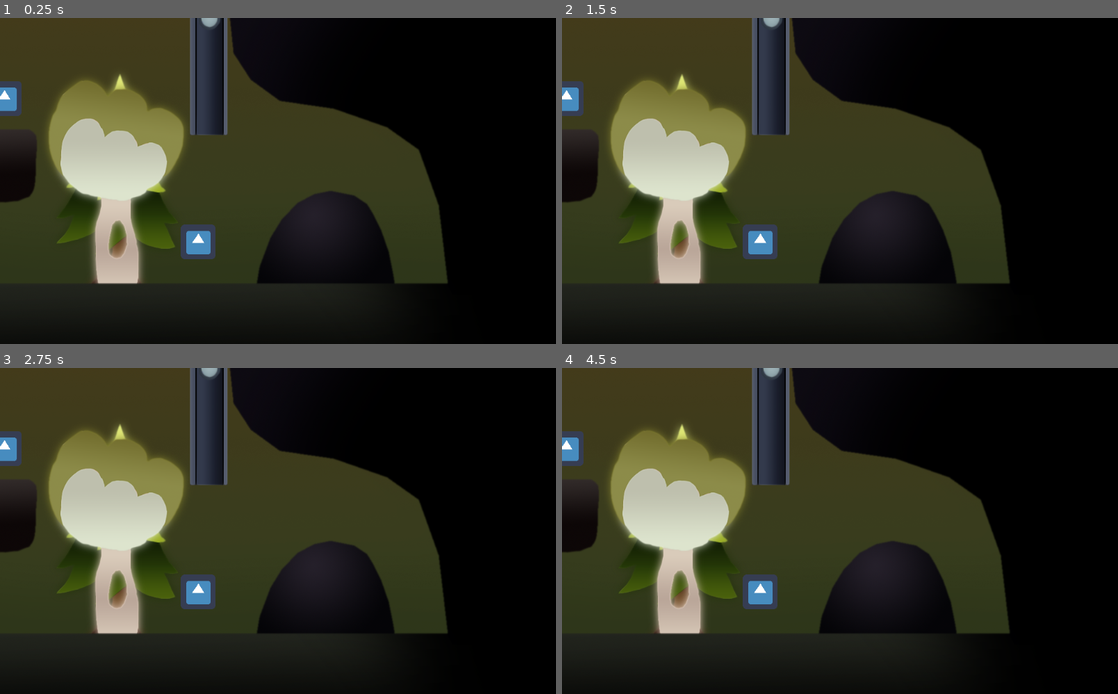
Above: before the commit, frames 1-4 (two rows, left to right).
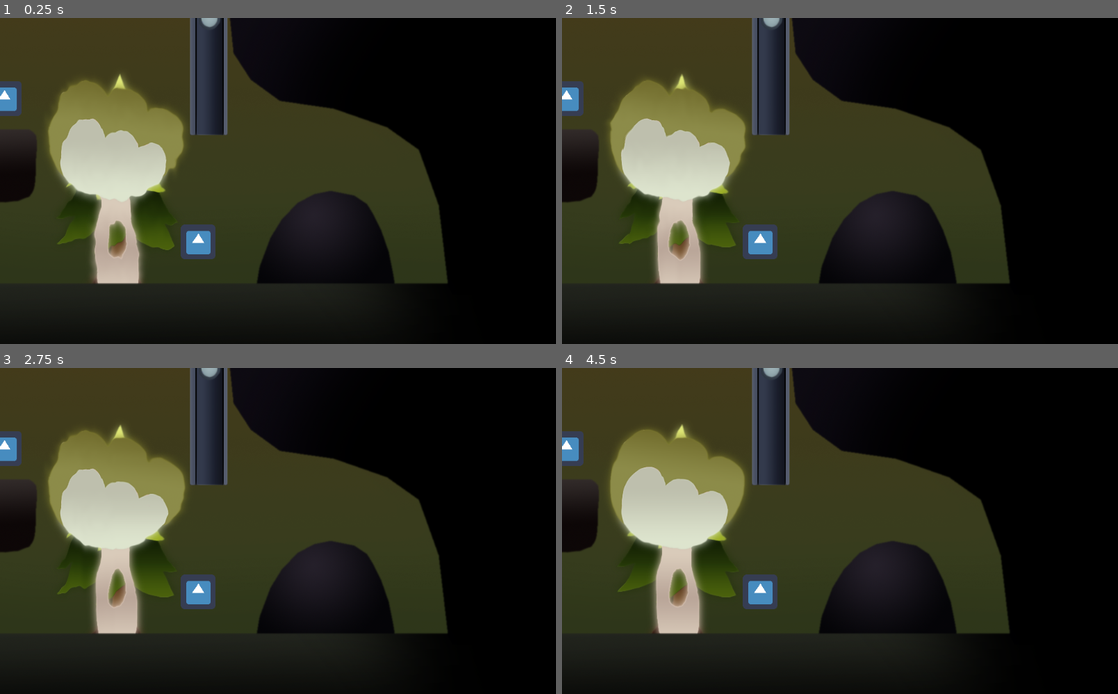
Above: after the commit, the same moments.

Repository: Dimension-Omega/misty-marshes
Game: Godot game, scene res://data/levels/2/level_2.tscn
Same seed, same stepped clock (60 frames per second), same inputs: the game is played once before the commit and once after it. This scene is started directly instead of the project's main scene. The engine's default icon, where the game draws it, is replaced by a stand-in: a white triangle on a blue panel in a dark square.
Inputs:
- Up to frame 1 (0.25 s): no input
- Up to frame 2 (1.5 s): tap Enter (ui_accept) at 0.5, 1.25 s; hold Space (duality) 0.53-1.28 s; hold Right (right) from 0.53 s (still down); tap Up (jump) at 0.77 s; tap 1 at 1.35 s
- Up to frame 3 (2.75 s): tap Up (jump) at 1.52 s; release Right (right) at 2.03 s; hold A (left) from 2.03 s (still down); tap 2 at 2.1 s
- Up to frame 4 (4.5 s): tap Enter (ui_accept) at 2.75, 4.25 s; release A (left) at 2.78 s; hold Right (right) 2.78-4.28 s; tap 5 at 2.85 s; tap Up (jump) at 3.02, 3.77 s; tap 6 at 3.6 s; hold A (left) from 4.28 s (still down); tap I at 4.35 s

The runs differ from the first frame. In frame 1, 0.3% of the frame differs, in the area x 8-33%, y 18-82%; in frame 2, 0.4%; in frame 3, 0.6%; in frame 4, 0.9%.

Commit message:
Added shader

Diff:
--- a/data/elements/frog/frog.tscn
+++ b/data/elements/frog/frog.tscn
@@ -1,10 +1,11 @@
-[gd_scene load_steps=11 format=2]
+[gd_scene load_steps=12 format=2]
 
 [ext_resource path="res://data/elements/frog/frog_white.png" type="Texture" id=1]
 [ext_resource path="res://data/elements/frog/frog_black.png" type="Texture" id=2]
 [ext_resource path="res://data/elements/frog/frog.gd" type="Script" id=3]
 [ext_resource path="res://data/elements/frog/frog_white_triggered.png" type="Texture" id=4]
 [ext_resource path="res://data/elements/frog/frog_black_leap.png" type="Texture" id=5]
+[ext_resource path="res://data/shaders/wobbly_shader.tres" type="Material" id=6]
 
 [sub_resource type="RectangleShape2D" id=1]
 extents = Vector2( 300, 150 )
@@ -95,6 +96,7 @@
 }
 
 [node name="Frog" type="KinematicBody2D" groups=["duality", "interactable"]]
+material = ExtResource( 6 )
 collision_layer = 18432
 script = ExtResource( 3 )
 
@@ -104,11 +106,13 @@
 shape = SubResource( 1 )
 
 [node name="FrogBlack" type="Sprite" parent="." groups=["black"]]
+use_parent_material = true
 position = Vector2( 13, -18 )
 texture = ExtResource( 2 )
 
 [node name="FrogBlackLeap" type="Sprite" parent="." groups=["black"]]
 visible = false
+use_parent_material = true
 position = Vector2( 13, -18 )
 texture = ExtResource( 5 )
 
@@ -122,11 +126,13 @@
 
 [node name="FrogWhite" type="Sprite" parent="." groups=["white"]]
 visible = false
+use_parent_material = true
 position = Vector2( 83, -154 )
 texture = ExtResource( 1 )
 
 [node name="FrogWhiteTriggered" type="Sprite" parent="." groups=["white"]]
 visible = false
+use_parent_material = true
 position = Vector2( 83, -154 )
 texture = ExtResource( 4 )
 
--- a/data/elements/moose/moose.tscn
+++ b/data/elements/moose/moose.tscn
@@ -1,8 +1,9 @@
-[gd_scene load_steps=8 format=2]
+[gd_scene load_steps=9 format=2]
 
 [ext_resource path="res://data/elements/moose/moose_black.png" type="Texture" id=1]
 [ext_resource path="res://data/elements/moose/moose_white.png" type="Texture" id=2]
 [ext_resource path="res://data/elements/moose/moose.gd" type="Script" id=3]
+[ext_resource path="res://data/shaders/wobbly_shader.tres" type="Material" id=4]
 
 [sub_resource type="RectangleShape2D" id=1]
 extents = Vector2( 100, 100 )
@@ -17,6 +18,7 @@
 extents = Vector2( 70, 80 )
 
 [node name="Mouse" type="KinematicBody2D" groups=["duality", "interactable"]]
+material = ExtResource( 4 )
 collision_layer = 18432
 collision_mask = 17
 script = ExtResource( 3 )
@@ -27,6 +29,7 @@
 shape = SubResource( 1 )
 
 [node name="MooseWhite" type="Sprite" parent="." groups=["white"]]
+use_parent_material = true
 position = Vector2( 0, 30 )
 scale = Vector2( 0.7, 0.7 )
 texture = ExtResource( 2 )
@@ -51,6 +54,7 @@
 shape = SubResource( 3 )
 
 [node name="MooseBlack" type="Sprite" parent="." groups=["black"]]
+use_parent_material = true
 texture = ExtResource( 1 )
 
 [node name="BlackCollider" type="KinematicBody2D" parent="MooseBlack"]
--- a/data/elements/player/player.tscn
+++ b/data/elements/player/player.tscn
@@ -1,8 +1,9 @@
-[gd_scene load_steps=6 format=2]
+[gd_scene load_steps=7 format=2]
 
 [ext_resource path="res://data/elements/player/player_black.png" type="Texture" id=1]
 [ext_resource path="res://data/elements/player/player_white.png" type="Texture" id=2]
 [ext_resource path="res://data/elements/player/player.gd" type="Script" id=3]
+[ext_resource path="res://data/shaders/wobbly_shader.tres" type="Material" id=4]
 
 [sub_resource type="RectangleShape2D" id=1]
 extents = Vector2( 10, 60 )
@@ -11,6 +12,7 @@
 extents = Vector2( 20, 70 )
 
 [node name="Player" type="KinematicBody2D" groups=["duality", "player"]]
+material = ExtResource( 4 )
 collision_layer = 512
 script = ExtResource( 3 )
 
@@ -20,9 +22,11 @@
 shape = SubResource( 1 )
 
 [node name="PlayerBlack" type="Sprite" parent="." groups=["black"]]
+use_parent_material = true
 texture = ExtResource( 1 )
 
 [node name="PlayerWhite" type="Sprite" parent="." groups=["white"]]
+use_parent_material = true
 texture = ExtResource( 2 )
 
 [node name="InteractSensor" type="Area2D" parent="."]
--- a/data/elements/trees/oak_tree.tscn
+++ b/data/elements/trees/oak_tree.tscn
@@ -1,12 +1,16 @@
-[gd_scene load_steps=3 format=2]
+[gd_scene load_steps=4 format=2]
 
 [ext_resource path="res://data/elements/trees/oak_tree_black.png" type="Texture" id=1]
 [ext_resource path="res://data/elements/trees/oak_tree_white.png" type="Texture" id=2]
+[ext_resource path="res://data/shaders/wobbly_shader.tres" type="Material" id=3]
 
 [node name="OakTree" type="Node2D"]
+material = ExtResource( 3 )
 
 [node name="OakTreeBlack" type="Sprite" parent="." groups=["black"]]
+use_parent_material = true
 texture = ExtResource( 1 )
 
 [node name="OakTreeWhite" type="Sprite" parent="." groups=["white"]]
+use_parent_material = true
 texture = ExtResource( 2 )
--- a/data/elements/villain/villain.tscn
+++ b/data/elements/villain/villain.tscn
@@ -1,8 +1,9 @@
-[gd_scene load_steps=7 format=2]
+[gd_scene load_steps=8 format=2]
 
 [ext_resource path="res://data/elements/villain/villain_laugh_1.png" type="Texture" id=1]
 [ext_resource path="res://data/elements/villain/villain_laugh_2.png" type="Texture" id=2]
 [ext_resource path="res://data/menu/uitheme.tres" type="Theme" id=3]
+[ext_resource path="res://data/shaders/wobbly_shader.tres" type="Material" id=4]
 
 [sub_resource type="SpriteFrames" id=1]
 animations = [ {
@@ -80,8 +81,10 @@
 }
 
 [node name="Villain" type="Node2D"]
+material = ExtResource( 4 )
 
 [node name="AnimatedSprite" type="AnimatedSprite" parent="."]
+use_parent_material = true
 frames = SubResource( 1 )
 
 [node name="AnimationPlayer" type="AnimationPlayer" parent="."]
